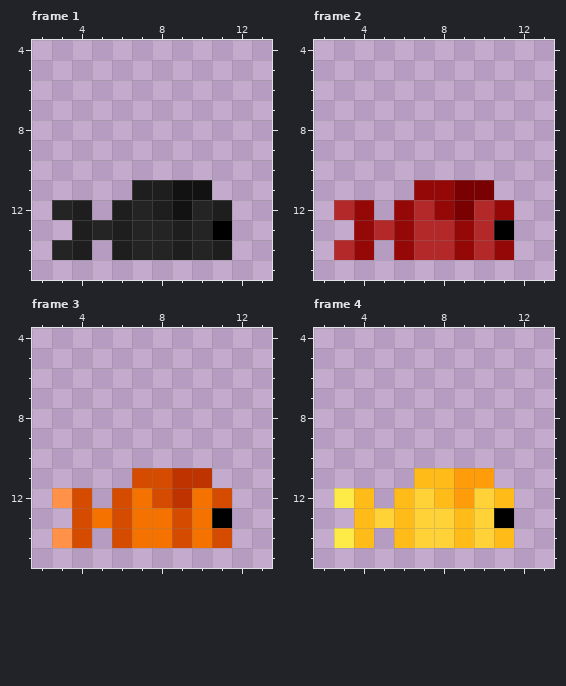
Pixel-art file, stored at assets/0_live_edits/kob.aseprite. The picture above is the old version.
16x16 pixels, 16 frames. Colours within 5 levels of each other are drawn and written as one. Shown: frame 1: x 2..13, y 4..15; frame 2: x 2..13, y 4..15; frame 3: x 2..13, y 4..15; frame 4: x 2..13, y 4..15. The commit also changed other frames, which this record leaves out.
After:
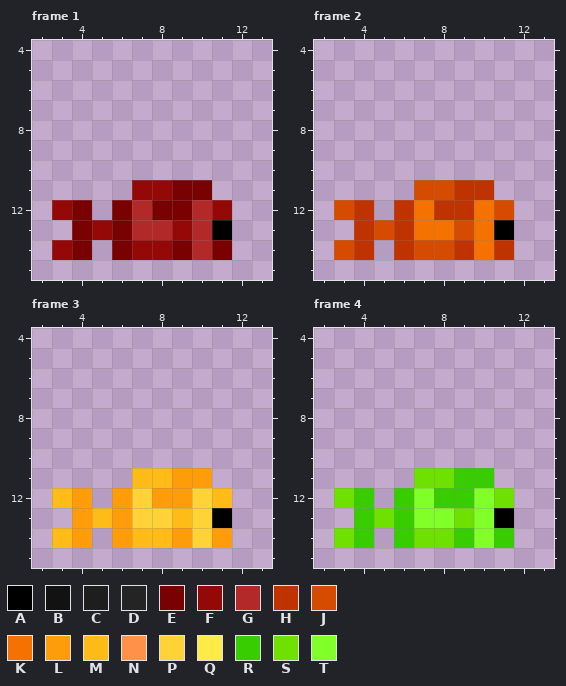
Palette (. is transparent): A #000000  B #121212  C #1e1e1e  D #242424  E #7a0101  F #950808  G #b32929  H #bf3300  J #d54c00  K #f57200  L #ff9c0a  M #ffbb17  N #ff9148  P #ffd237  Q #ffeb48  R #38cd00  S #6fe100  T #80ff29
The edit:
--- frame 1, layers "Layer 2", "Layer 1"
@@ x 2..13 @@
 10 ............
-11 .....CCBB...
-12 .DC.CDCBDC..
-13 ..CDCDDCDA..
-14 .DC.CDDCDC..
+11 .....FFEE...
+12 .FE.EGEEGF..
+13 ..EFEGGFGA..
+14 .FE.EFFEGE..
 15 ............
--- frame 2, layers "Layer 2", "Layer 1"
@@ x 2..13 @@
 10 ............
-11 .....FFEE...
-12 .GF.FGFEGF..
-13 ..FGFGGFGA..
-14 .GF.FGGFGF..
+11 .....JJHH...
+12 .JH.HKHHKJ..
+13 ..HJHKKJKA..
+14 .JH.HJJHKH..
 15 ............
--- frame 3, layers "Layer 2", "Layer 1"
@@ x 2..13 @@
 10 ............
-11 .....JJHH...
-12 .NJ.JKJHKJ..
-13 ..JKJKKJKA..
-14 .NJ.JKKJKJ..
+11 .....MMLL...
+12 .ML.LPLLPM..
+13 ..LMLPPMPA..
+14 .ML.LMMLPL..
 15 ............
--- frame 4, layers "Layer 2", "Layer 1"
@@ x 2..13 @@
 10 ............
-11 .....MMLL...
-12 .QM.MPMLPM..
-13 ..MPMPPMPA..
-14 .QM.MPPMPM..
+11 .....SSRR...
+12 .SR.RTRRTS..
+13 ..RSRTTSTA..
+14 .SR.RSSRTR..
 15 ............
Boxes around the changes in both pictures, in picture pixels (x1, y1, x2, y2):
changed: (52, 180, 232, 260)
changed: (334, 180, 514, 260)
changed: (52, 468, 232, 548)
changed: (334, 468, 514, 548)
